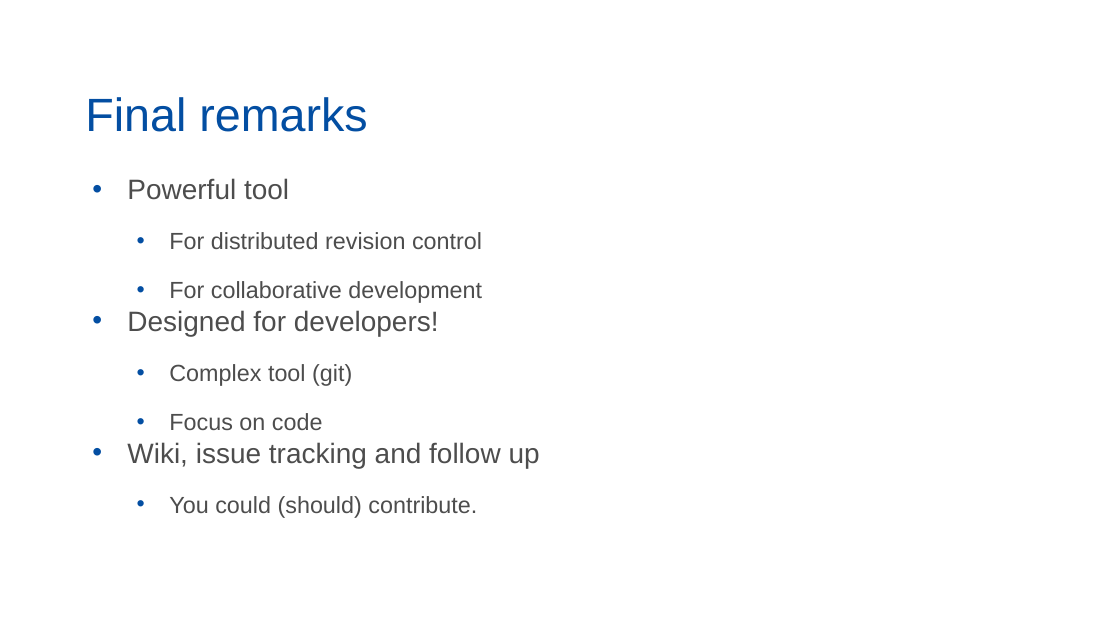
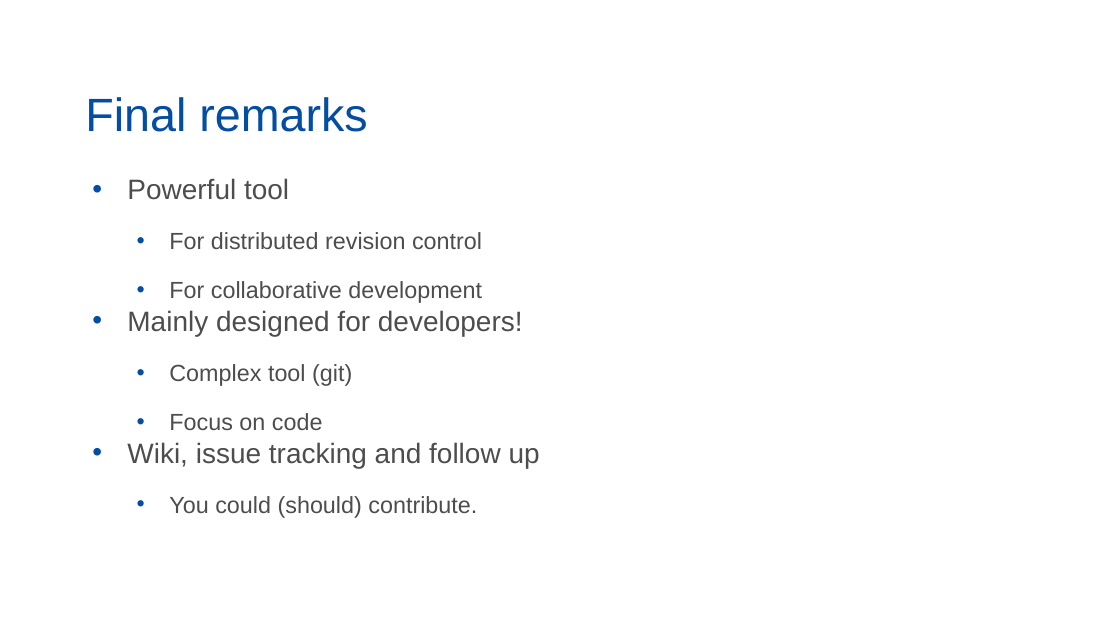
Before and after one commit to palatej/ESTP2026, a slide deck: slide 10 of 1.4 JD+ on Github.pptx (slide 11 before the commit). Drawn at 1120x630 pixels with LibreOffice and Linux fonts; fonts in the diff are those of the drawing. Boxes give left, top, right and bottom in pixels: in the first picture for what was removed or moved away, otherwise in the second. Text is boxed around its words. In the diff, an @@ line names an element or a change of style, - is before the commit and + after.

```diff
--- a/1.4 JD+ on Github.pptx
+++ b/1.4 JD+ on Github.pptx
@@ text at <box>127,310,523,336</box>: text changed @@
-• Designed for developers!
+• Mainly designed for developers!
```
Also in this commit, not shown: 1 other slide changed, 1 slide removed, 5 other files.
